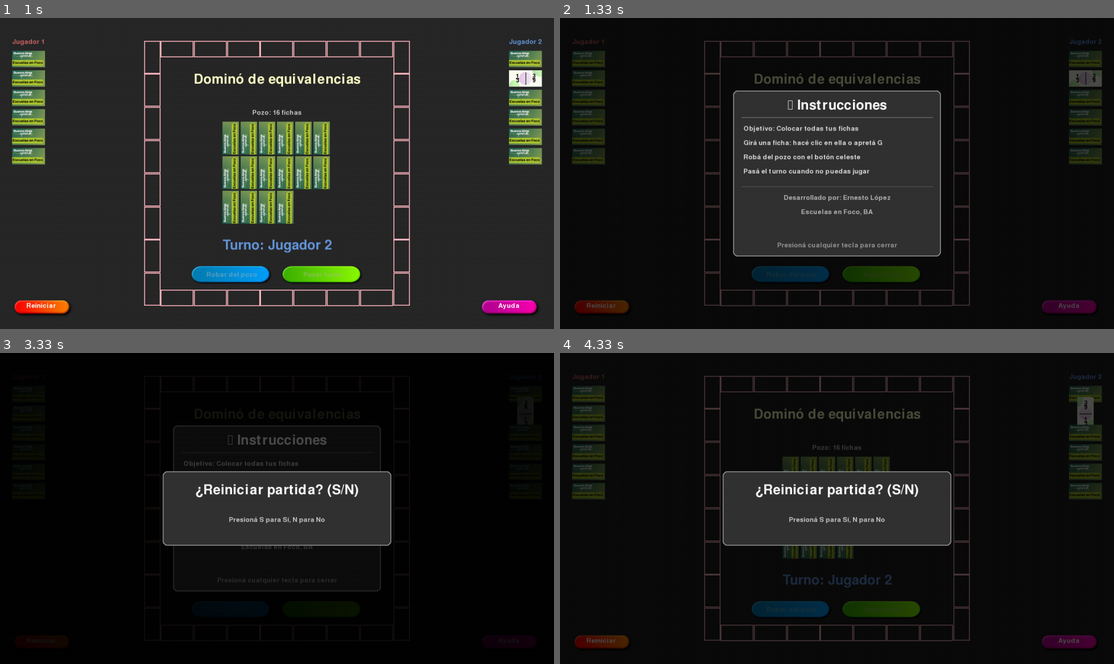
Above: before the commit, frames 1-4 (two rows, left to right).
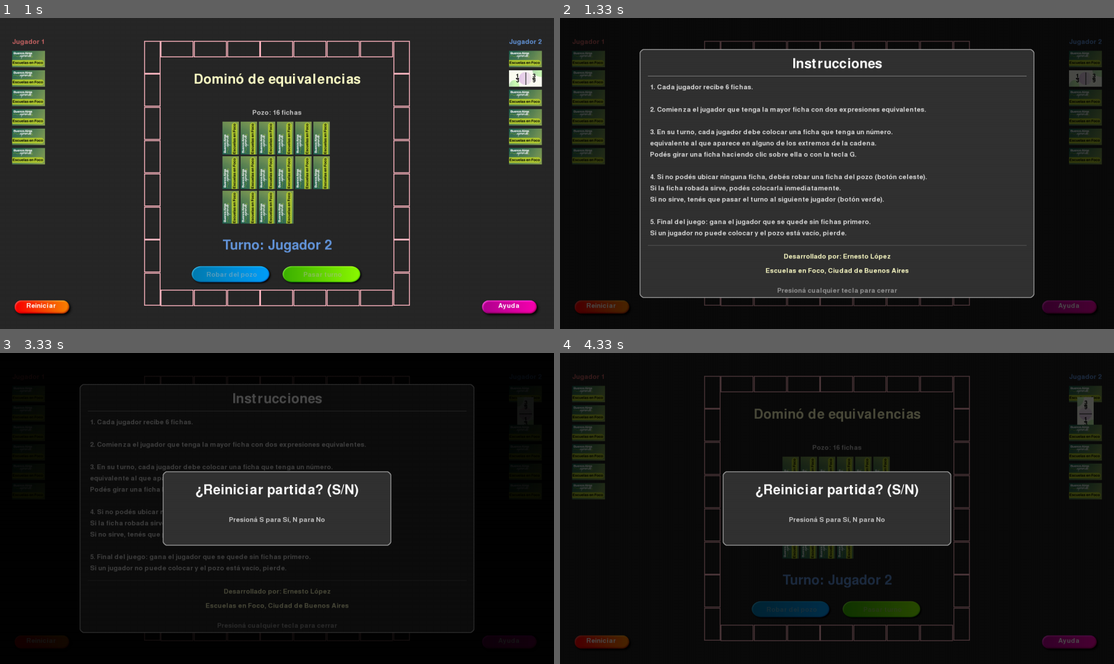
Above: after the commit, the same moments.

Repository: ernelopez/domino4
Game: pygame game, started from main.py
The game is run twice, just before and just after one commit, with the same random seed, the same clock (stepped at 60 frames per second) and the same inputs.
Inputs (mouse positions are in pixels of both pictures, inside the frame that each line leads up to):
- Up to frame 1 (1 s): tap Enter at 0.33 s; press the mouse at (526, 77) at 0.7 s; move the mouse to (387, 167) at 0.8 s; release the mouse at (249, 254) at 0.93 s
- Up to frame 2 (1.33 s): press the mouse at (1069, 307) at 1.03 s; move the mouse to (897, 217) at 1.13 s; release the mouse at (720, 123) at 1.27 s
- Up to frame 3 (3.33 s): click "1" at 1.38 s; press the mouse at (509, 642) at 1.7 s; move the mouse to (448, 530) at 1.8 s; release the mouse at (387, 418) at 1.93 s; press the mouse at (44, 642) at 2.03 s; move the mouse to (221, 552) at 2.13 s; release the mouse at (404, 461) at 2.27 s; type "ann" at 2.33 s; tap Enter at 2.67 s; press the mouse at (44, 642) at 2.87 s; move the mouse to (254, 573) at 2.97 s; release the mouse at (470, 505) at 3.1 s; press the mouse at (509, 642) at 3.2 s; move the mouse to (293, 629) at 3.3 s
- Up to frame 4 (4.33 s): release the mouse at (643, 617) at 3.43 s; press the mouse at (1069, 642) at 3.53 s; move the mouse to (897, 583) at 3.63 s; release the mouse at (720, 520) at 3.77 s; press the mouse at (1069, 642) at 3.87 s; move the mouse to (859, 536) at 3.97 s; release the mouse at (654, 430) at 4.1 s; press the mouse at (1069, 642) at 4.2 s; move the mouse to (853, 623) at 4.3 s

Frame 1 is identical in both runs. In frame 2, 40% of the frame differs, in the area x 14-86%, y 9-91%; in frame 3, 3.6%; in frame 4, nothing differs.

Commit message:
Instrucciones mejoradas

Diff:
--- a/main.py
+++ b/main.py
@@ -975,49 +975,66 @@
         s.fill((0, 0, 0, 180))
         self.pantalla.blit(s, (0, 0))
 
-        ancho_cartel = int(500 * self.escala)
-        alto_cartel = int(400 * self.escala)
+        ancho_cartel = int(950 * self.escala)
+        alto_cartel = int(600 * self.escala)
         x_cartel = (self.ancho_pantalla - ancho_cartel) // 2
         y_cartel = (self.alto_pantalla - alto_cartel) // 2
 
         pygame.draw.rect(self.pantalla, (50, 50, 50), (x_cartel, y_cartel, ancho_cartel, alto_cartel), border_radius=10)
         pygame.draw.rect(self.pantalla, (150, 150, 150), (x_cartel, y_cartel, ancho_cartel, alto_cartel), 2, border_radius=10)
 
-        titulo = self.fuente_grande.render("🎲 Instrucciones", True, (255, 255, 255))
+        titulo = self.fuente_grande.render("Instrucciones", True, (255, 255, 255))
         self.pantalla.blit(titulo, (self.ancho_pantalla // 2 - titulo.get_width() // 2, y_cartel + int(20 * self.escala)))
 
         pygame.draw.line(self.pantalla, (150, 150, 150),
                         (x_cartel + int(20 * self.escala), y_cartel + int(65 * self.escala)),
                         (x_cartel + ancho_cartel - int(20 * self.escala), y_cartel + int(65 * self.escala)), 1)
 
+        fuente_instrucciones = pygame.font.Font(self.ruta_fuente, int(24 * self.escala))
+
+
+
+#Gana el jugador que se quede sin fichas primero. Si un jugador no puede colocar y el pozo está vacío, pierde.
+
         instrucciones = [
-            "Objetivo: Colocar todas tus fichas",
-            "Girá una ficha: hacé clic en ella o apretá G",
-            "Robá del pozo con el botón celeste",
-            "Pasá el turno cuando no puedas jugar",
+            "1. Cada jugador recibe 6 fichas.",
+            "",
+            "2. Comienza el jugador que tenga la mayor ficha con dos expresiones equivalentes.",
+            "",
+            "3. En su turno, cada jugador debe colocar una ficha que tenga un número.",
+            "equivalente al que aparece en alguno de los extremos de la cadena.",
+            "Podés girar una ficha haciendo clic sobre ella o con la tecla G.",
+            "",
+            "4. Si no podés ubicar ninguna ficha, debés robar una ficha del pozo (botón celeste).",
+            "Si la ficha robada sirve, podés colocarla inmediatamente.",
+            "Si no sirve, tenés que pasar el turno al siguiente jugador (botón verde).",
+            "",
+            "5. Final del juego: gana el jugador que se quede sin fichas primero.",
+            "Si un jugador no puede colocar y el pozo está vacío, pierde."
         ]
 
         y_texto = y_cartel + int(85 * self.escala)
         for linea in instrucciones:
-            texto = self.fuente.render(linea, True, (220, 220, 220))
+            texto = fuente_instrucciones.render(linea, True, (220, 220, 220))
             self.pantalla.blit(texto, (x_cartel + int(25 * self.escala), y_texto))
-            y_texto += int(35 * self.escala)
-
+            y_texto += int(28 * self.escala)
+
+        # Separador y desarrollador
         y_texto += int(10 * self.escala)
         pygame.draw.line(self.pantalla, (100, 100, 100),
                         (x_cartel + int(20 * self.escala), y_texto),
                         (x_cartel + ancho_cartel - int(20 * self.escala), y_texto), 1)
         y_texto += int(20 * self.escala)
 
-        desarrollador = self.fuente.render("Desarrollado por: Ernesto López", True, (180, 180, 180))
+        desarrollador = self.fuente.render("Desarrollado por: Ernesto López", True, (255, 255, 200))
         self.pantalla.blit(desarrollador, (self.ancho_pantalla // 2 - desarrollador.get_width() // 2, y_texto))
         y_texto += int(35 * self.escala)
 
-        linea_extra = self.fuente.render("Escuelas en Foco, BA", True, (180, 180, 180))
+        linea_extra = self.fuente.render("Escuelas en Foco, Ciudad de Buenos Aires", True, (255, 255, 200))
         self.pantalla.blit(linea_extra, (self.ancho_pantalla // 2 - linea_extra.get_width() // 2, y_texto))
 
         cerrar = self.fuente.render("Presioná cualquier tecla para cerrar", True, (150, 150, 150))
-        self.pantalla.blit(cerrar, (self.ancho_pantalla // 2 - cerrar.get_width() // 2, y_cartel + alto_cartel - int(35 * self.escala)))
+        self.pantalla.blit(cerrar, (self.ancho_pantalla // 2 - cerrar.get_width() // 2, y_cartel + alto_cartel - int(25 * self.escala)))
 
     async def ejecutar(self):
         juego_activo = True
